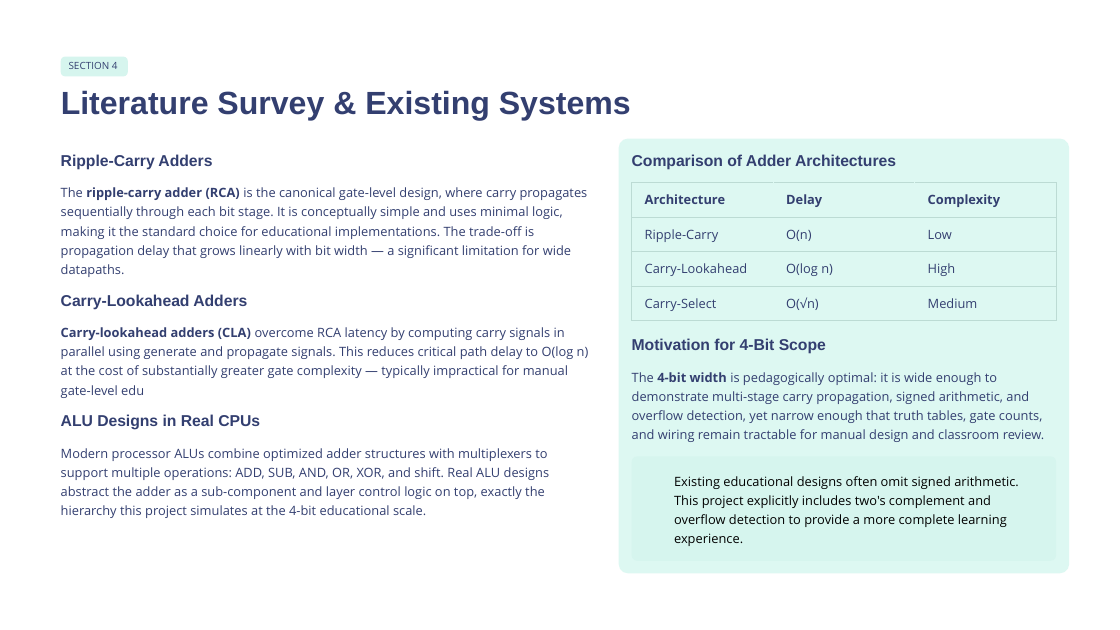
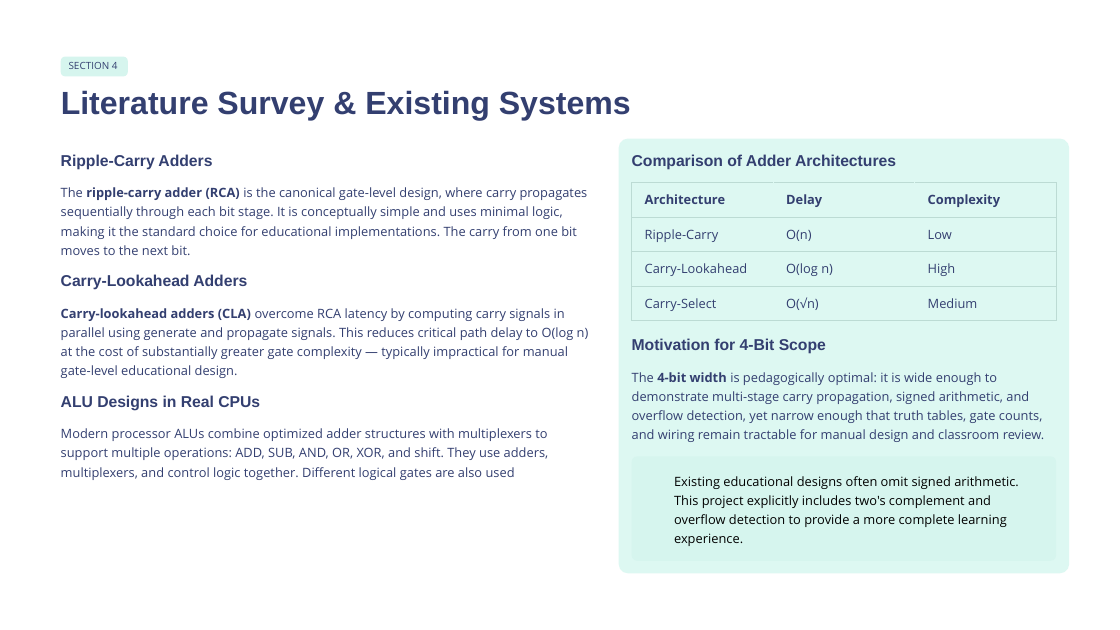
Before and after one commit to aaryandash-06/KLH-CSE-26-01-4-BIT-ARITHMETIC-CALCULATOR, a slide deck: slide 5 of DDCA PPT.pptx. Drawn at 1120x630 pixels with LibreOffice and Linux fonts; fonts in the diff are those of the drawing; background and template pictures are left out. Boxes give left, top, right and bottom in pixels: in the first picture for what was removed or moved away, otherwise in the second. Text is boxed around its words. In the diff, an @@ line names an element or a change of style, - is before the commit and + after.

```diff
--- a/DDCA PPT.pptx
+++ b/DDCA PPT.pptx
@@ text at bbox=[61, 187, 588, 255]: text changed @@
-The ripple-carry adder (RCA) is the canonical gate-level design, where carry propagates sequentially through each bit stage. It is conceptually simple and uses minimal logic, making it the standard choice for educational implementations. The trade-off is propagation delay that grows linearly with bit width — a significant limitation for wide datapaths.
+The ripple-carry adder (RCA) is the canonical gate-level design, where carry propagates sequentially through each bit stage. It is conceptually simple and uses minimal logic, making it the standard choice for educational implementations. The carry from one bit moves to the next bit.
@@ text "Carry-Lookahead Adders": place and size @@
-text "Carry-Lookahead Adders" at bbox=[61, 294, 247, 310]
+text "Carry-Lookahead Adders" at bbox=[61, 274, 247, 290]
@@ text at bbox=[61, 308, 589, 378]: text changed @@
-Carry-lookahead adders (CLA) overcome RCA latency by computing carry signals in parallel using generate and propagate signals. This reduces critical path delay to O(log n) at the cost of substantially greater gate complexity — typically impractical for manual gate-level edu
+Carry-lookahead adders (CLA) overcome RCA latency by computing carry signals in parallel using generate and propagate signals. This reduces critical path delay to O(log n) at the cost of substantially greater gate complexity — typically impractical for manual gate-level educational design.
@@ text "ALU Designs in Real CPUs": place and size @@
-text "ALU Designs in Real CPUs" at bbox=[61, 414, 260, 430]
+text "ALU Designs in Real CPUs" at bbox=[61, 395, 260, 411]
@@ text at bbox=[61, 428, 549, 480]: text changed @@
-Modern processor ALUs combine optimized adder structures with multiplexers to support multiple operations: ADD, SUB, AND, OR, XOR, and shift. Real ALU designs abstract the adder as a sub-component and layer control logic on top, exactly the hierarchy this project simulates at the 4-bit educational scale.
+Modern processor ALUs combine optimized adder structures with multiplexers to support multiple operations: ADD, SUB, AND, OR, XOR, and shift. They use adders, multiplexers, and control logic together. Different logical gates are also used
```
